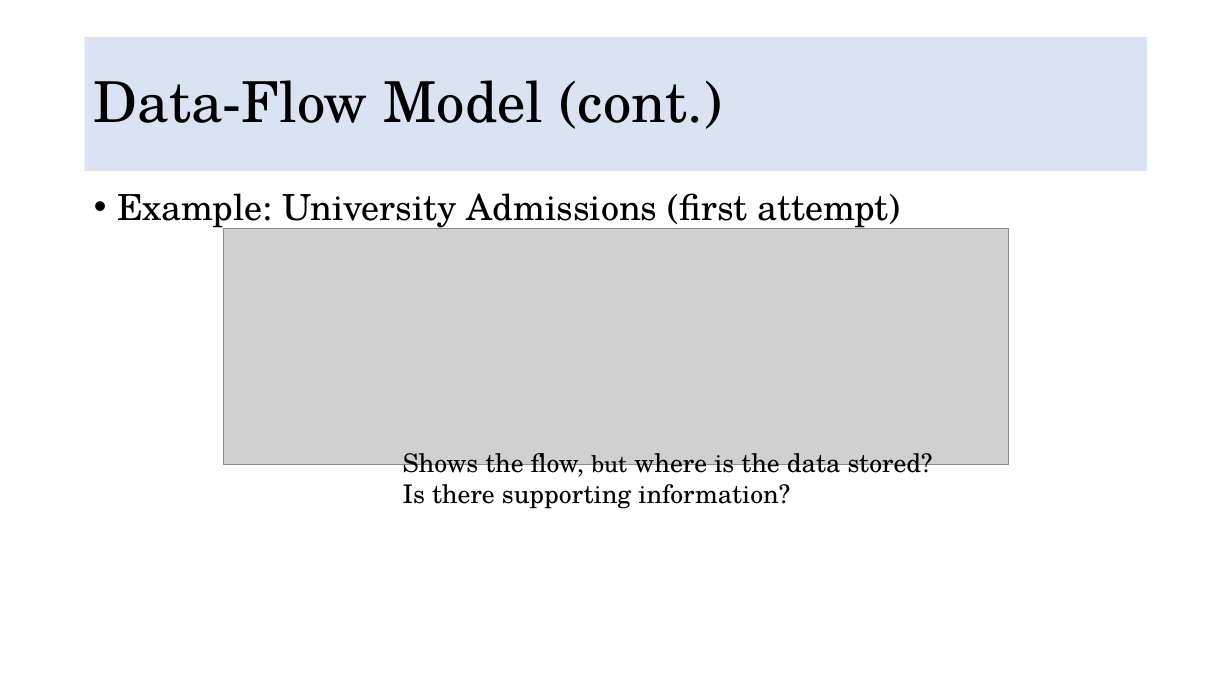
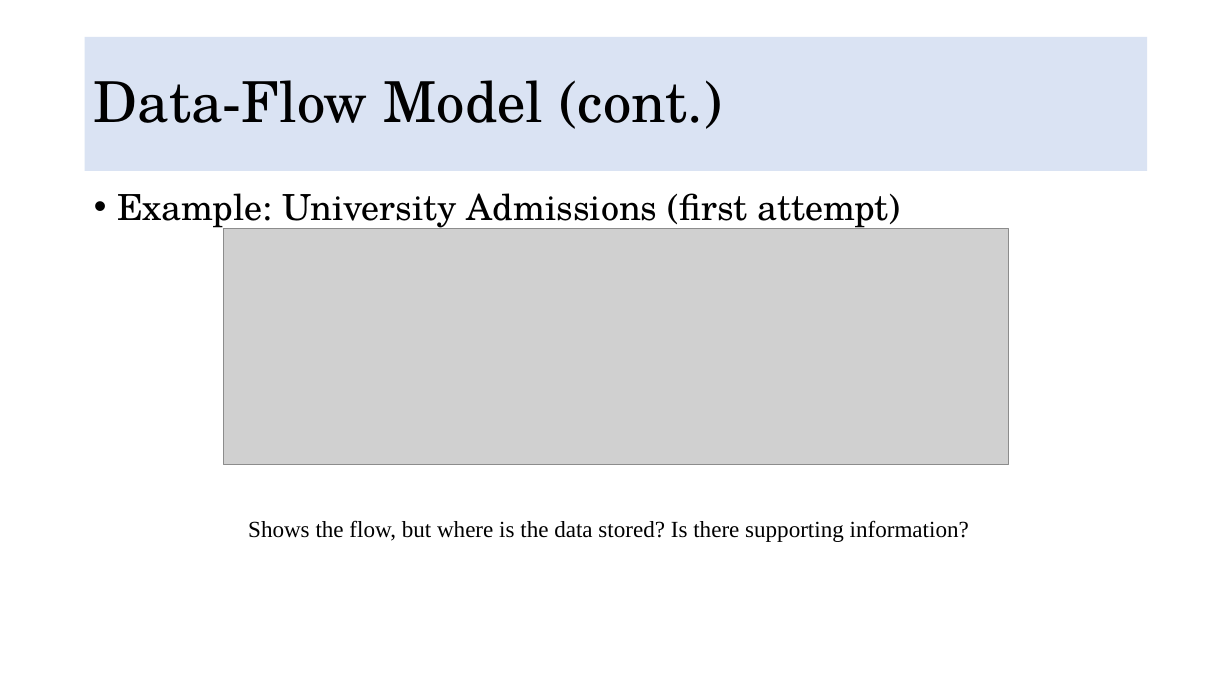
Before and after one commit to DuyDesmond/Multidisciplinary-Project-VGU-FY, a slide deck: slide 61 of Tuesday Morning Theory/Multidisciplinary Projects p2.pptx. Drawn at 1232x693 pixels with LibreOffice and Linux fonts; fonts in the diff are those of the drawing; grey boxes stand for pictures. Boxes give left, top, right and bottom in pixels: in the first picture for what was removed or moved away, otherwise in the second. Text is boxed around its words. In the diff, an @@ line names an element or a change of style, - is before the commit and + after.

```diff
--- a/Tuesday Morning Theory/Multidisciplinary Projects p2.pptx
+++ b/Tuesday Morning Theory/Multidisciplinary Projects p2.pptx
@@ text at (x1=248, y1=520, x2=969, y2=542): text changed; size 20 to 18 pt; font TeX Gyre Schola to Times New Roman @@
-Shows the flow, but where is the data stored?
-Is there supporting information?
+Shows the flow, but where is the data stored? Is there supporting information?
```
Also in this commit, not shown: 9 other slides changed, 26 other files.
